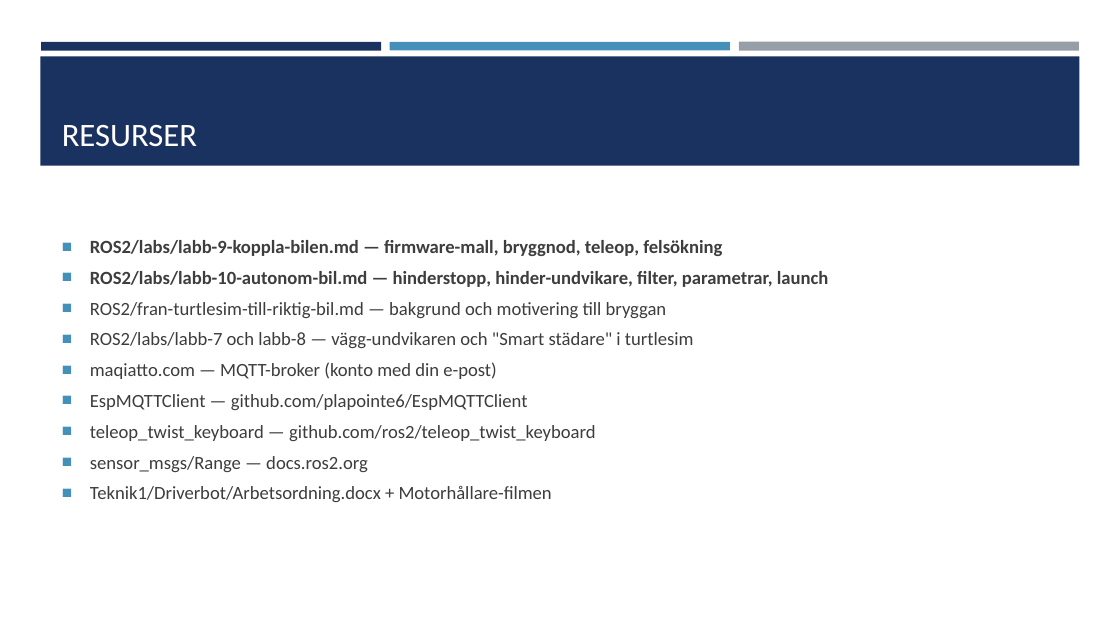
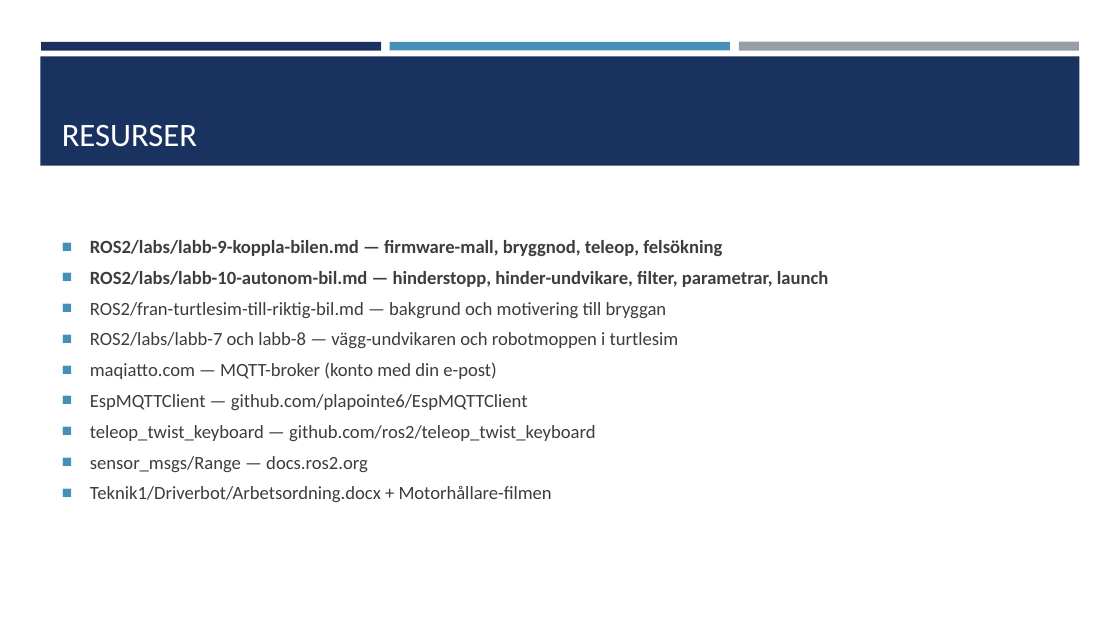
Before and after one commit to abbjetmus/ROS2, a slide deck: slide 20 of Driverbot250s-ROS2.pptx. Drawn at 1120x630 pixels with LibreOffice and Linux fonts; fonts in the diff are those of the drawing. Boxes give left, top, right and bottom in pixels: in the first picture for what was removed or moved away, otherwise in the second. Text is boxed around its words. In the diff, an @@ line names an element or a change of style, - is before the commit and + after.

```diff
--- a/Driverbot250s-ROS2.pptx
+++ b/Driverbot250s-ROS2.pptx
@@ text at (x1=90, y1=332, x2=679, y2=348): text changed @@
-■ ROS2/labs/labb-7 och labb-8 — vägg-undvikaren och "Smart städare" i turtlesim
+■ ROS2/labs/labb-7 och labb-8 — vägg-undvikaren och robotmoppen i turtlesim
```
Also in this commit, not shown: 4 other slides changed, 5 other files.
